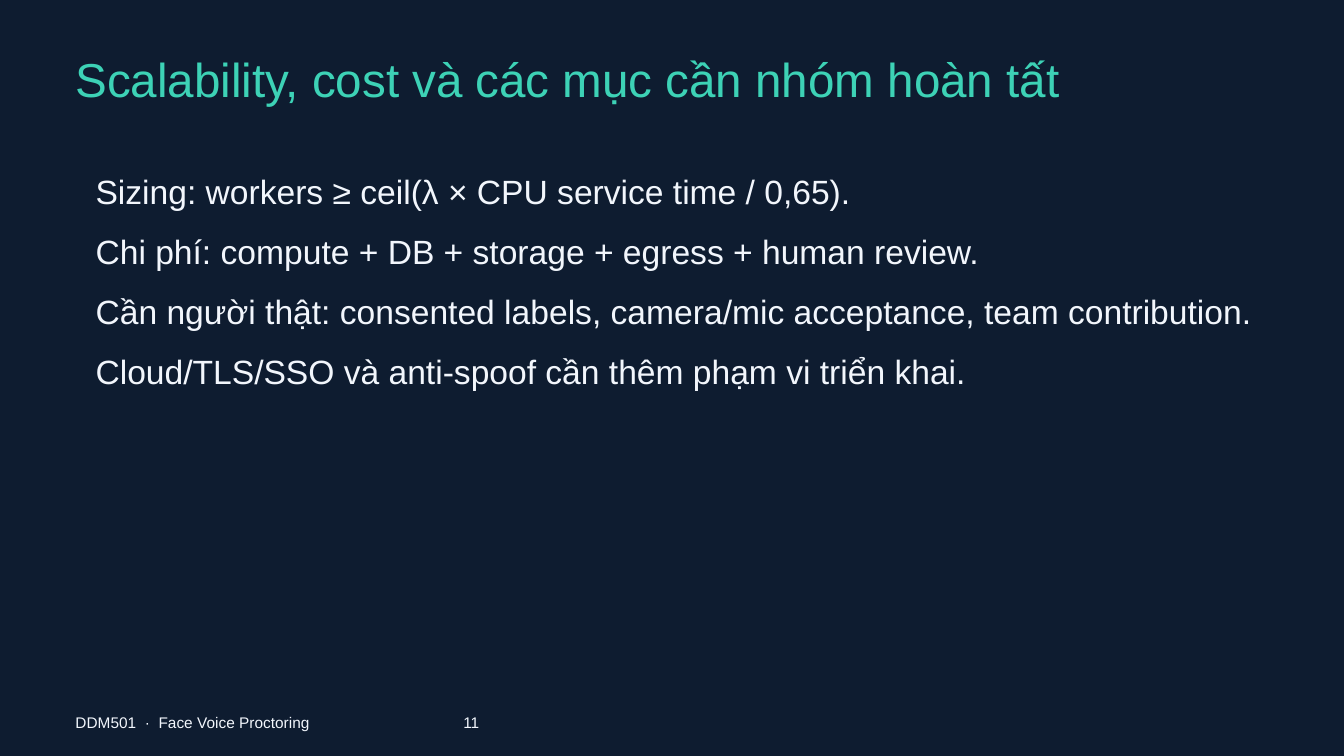
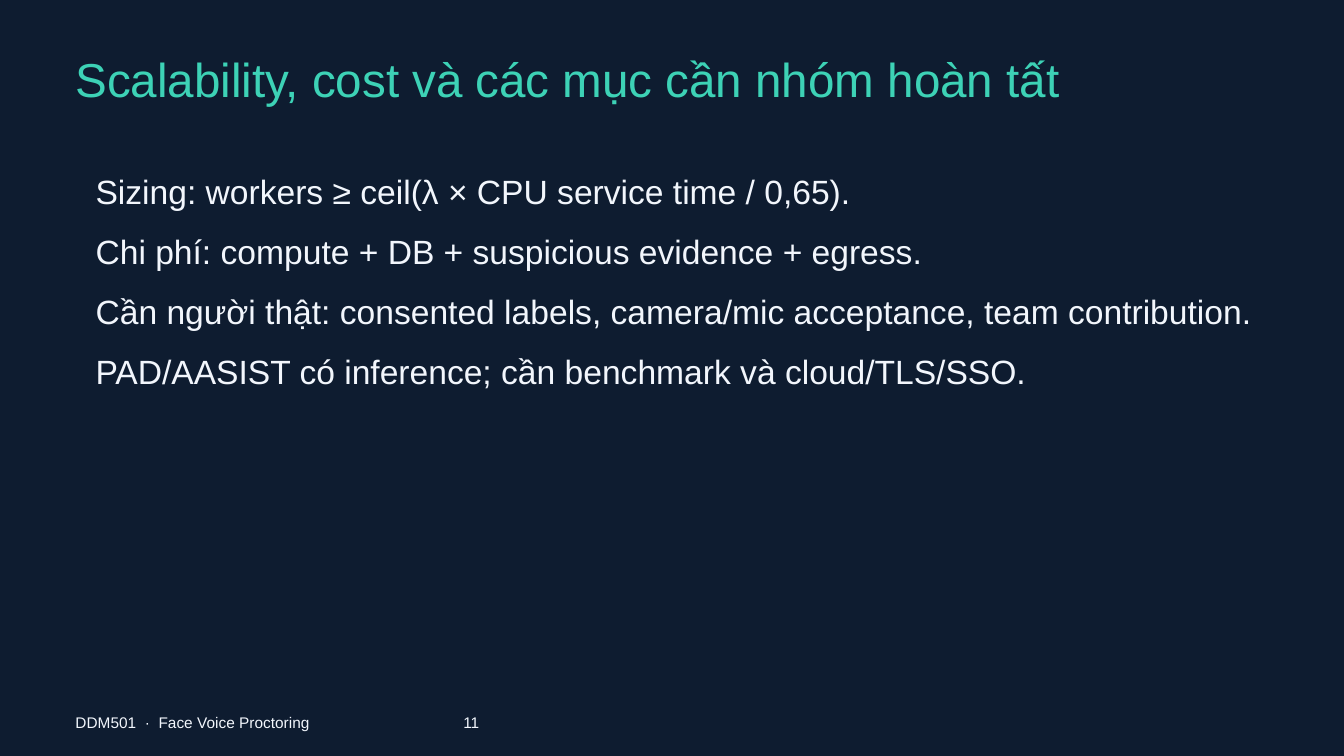
Before and after one commit to FSB-MSA36HN/DDM501-face-voice-proctoring, a slide deck: slide 11 of docs/DDM501_Face_Voice_Proctoring.pptx. Drawn at 1344x756 pixels with LibreOffice and Linux fonts; fonts in the diff are those of the drawing. Boxes give left, top, right and bottom in pixels: in the first picture for what was removed or moved away, otherwise in the second. Text is boxed around its words. In the diff, an @@ line names an element or a change of style, - is before the commit and + after.

```diff
--- a/docs/DDM501_Face_Voice_Proctoring.pptx
+++ b/docs/DDM501_Face_Voice_Proctoring.pptx
@@ text at <box>96,239,922,271</box>: text changed @@
-Chi phí: compute + DB + storage + egress + human review.
+Chi phí: compute + DB + suspicious evidence + egress.
@@ text at <box>96,358,1026,389</box>: text changed @@
-Cloud/TLS/SSO và anti-spoof cần thêm phạm vi triển khai.
+PAD/AASIST có inference; cần benchmark và cloud/TLS/SSO.
```
Also in this commit, not shown: 4 other slides changed, 5 other files.
